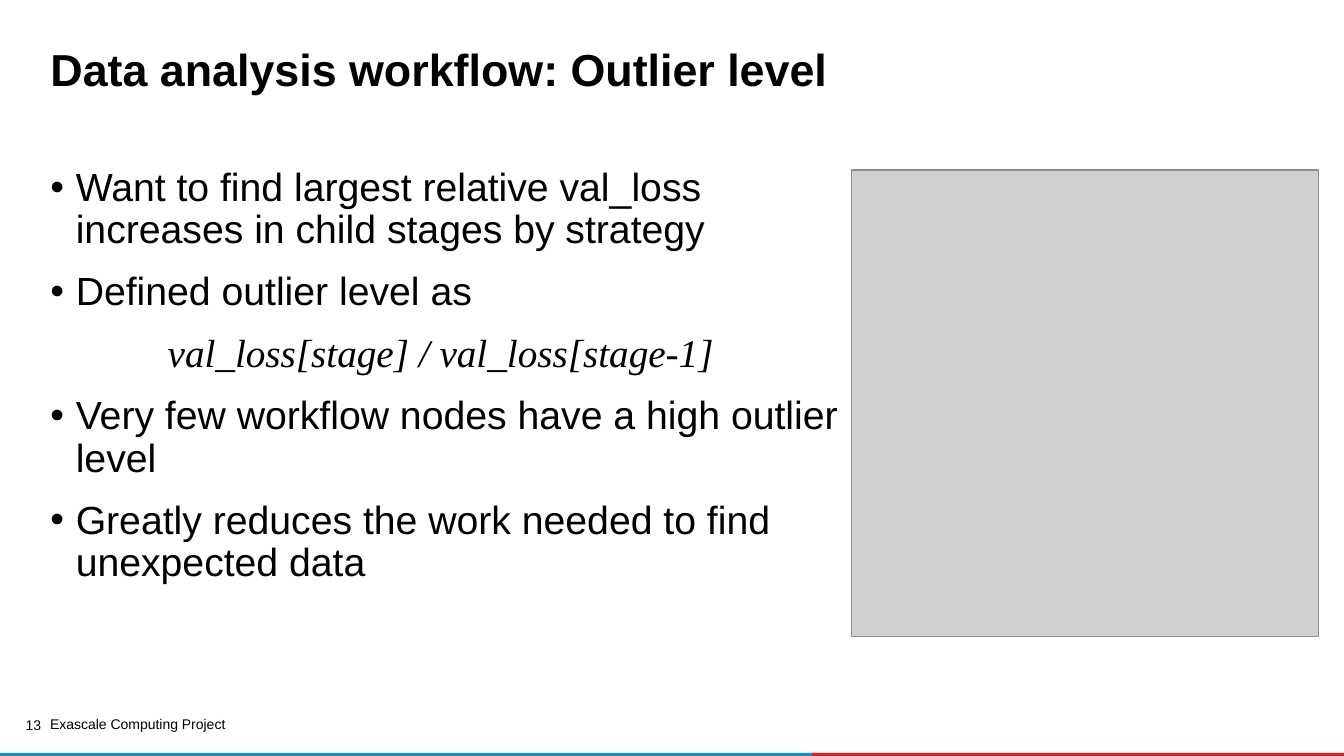
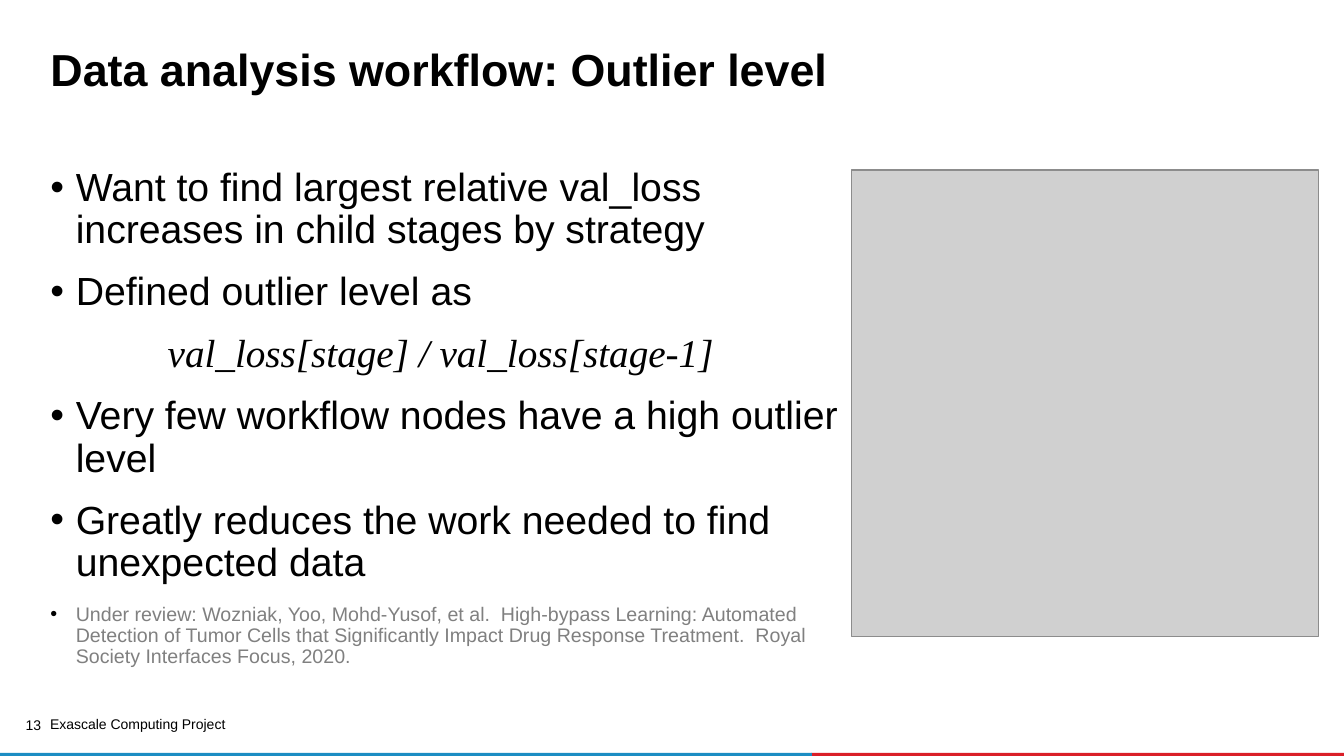
Before and after one commit to ECP-CANDLE/Tutorials, a slide deck: slide 13 of 2020/ECP/slides/09-cplo.pptx. Drawn at 1344x756 pixels with LibreOffice and Linux fonts; fonts in the diff are those of the drawing; grey boxes stand for pictures; background and template pictures are left out. Boxes give left, top, right and bottom in pixels: in the first picture for what was removed or moved away, otherwise in the second. Text is boxed around its words. In the diff, an @@ line names an element or a change of style, - is before the commit and + after.

```diff
--- a/2020/ECP/slides/09-cplo.pptx
+++ b/2020/ECP/slides/09-cplo.pptx
@@ text at (x1=76, y1=607, x2=805, y2=667): paragraph added @@
+• Under review: Wozniak, Yoo, Mohd-Yusof, et al. High-bypass Learning: Automated Detection of Tumor Cells that Significantly Impact Drug Response Treatment. Royal Society Interfaces Focus, 2020.
```
Also in this commit, not shown: 1 other slide changed.
